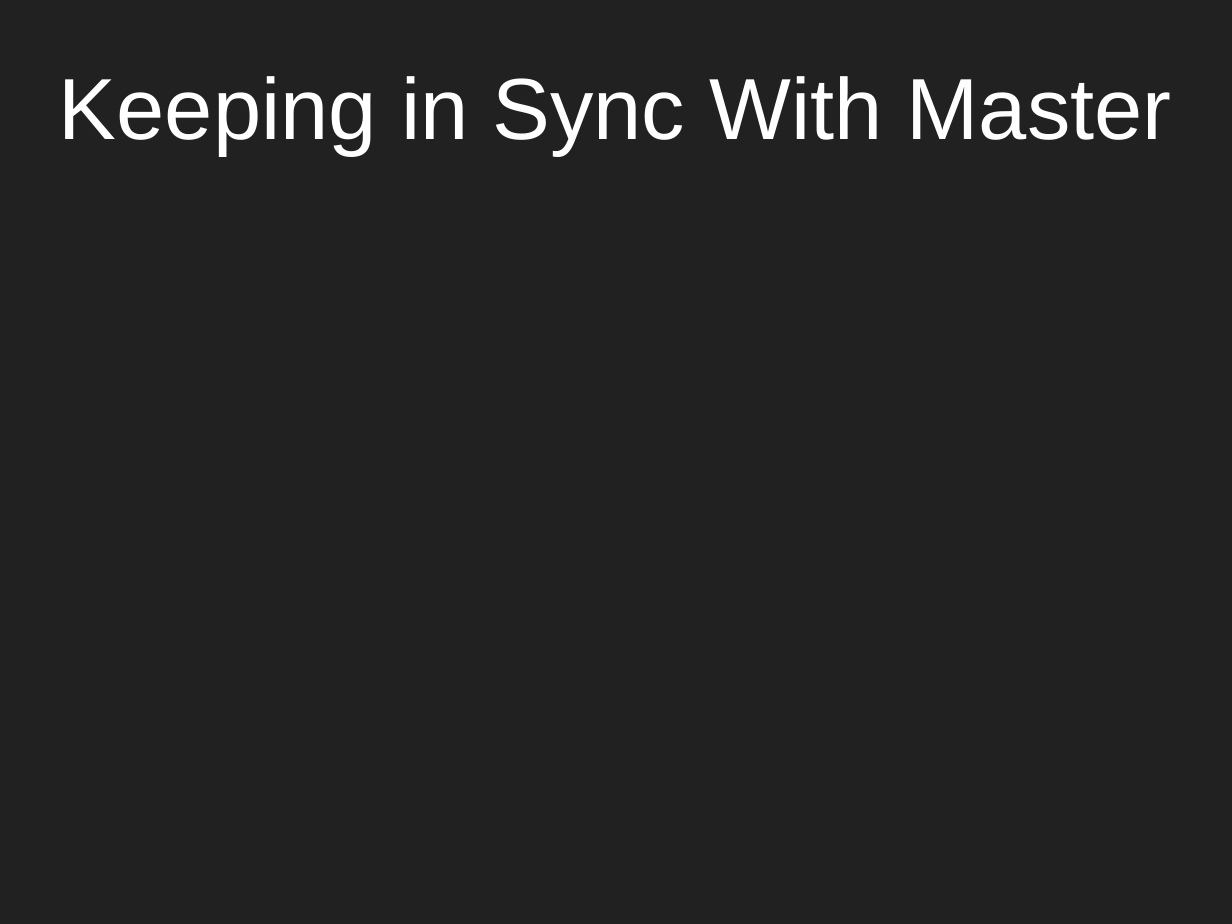
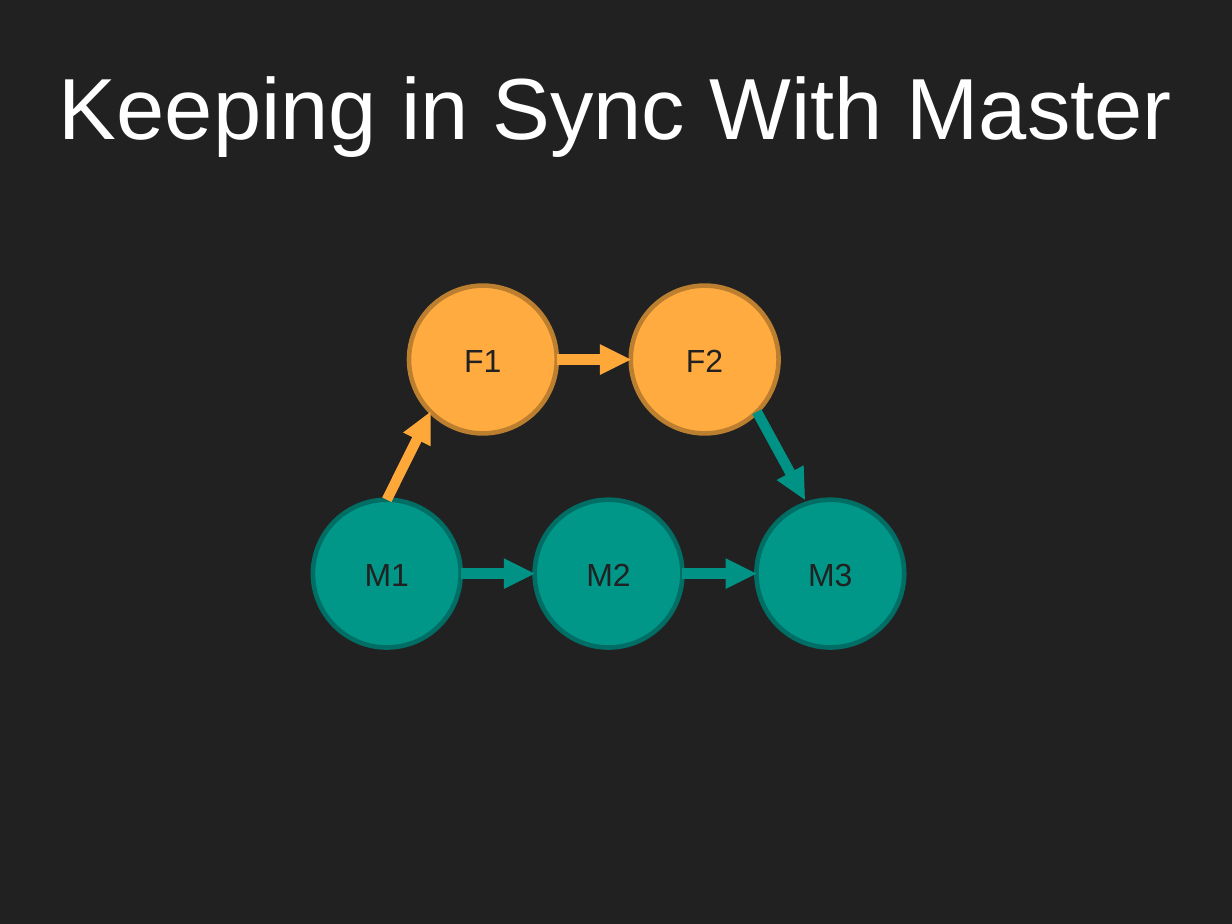
Before and after one commit to GinoCubeddu/Worcester-Future-Week-Git-Talk, a slide deck: slide 16 of IntroductionToGitAndGitHub.pptx. Drawn at 1232x924 pixels with LibreOffice and Linux fonts; fonts in the diff are those of the drawing. Boxes give left, top, right and bottom in pixels: in the first picture for what was removed or moved away, otherwise in the second. Text is boxed around its words. In the diff, an @@ line names an element or a change of style, - is before the commit and + after.

```diff
--- a/IntroductionToGitAndGitHub.pptx
+++ b/IntroductionToGitAndGitHub.pptx
@@ ellipse added at (409,286,557,434), fill #FFAB40, outline #BD7F2F 2 pt, 14 pt, text #212121 @@
+F1
@@ ellipse added at (631,286,779,434), fill #FFAB40, outline #BD7F2F 2 pt, 14 pt, text #212121 @@
+F2
@@ arrow added from (557, 360) to (631, 360), #FEA83A 4.5 pt @@
@@ arrow added from (386, 499) to (430, 412), #FEA83A 4.5 pt @@
@@ arrow added from (757, 412) to (805, 499), #009385 4.5 pt @@
@@ ellipse added at (314,499,462,647), fill #009688, outline #006F65 2 pt, 14 pt, text #212121 @@
+M1
@@ ellipse added at (534,499,682,647), fill #009688, outline #006F65 2 pt, 14 pt, text #212121 @@
+M2
@@ ellipse added at (757,499,905,647), fill #009688, outline #006F65 2 pt, 14 pt, text #212121 @@
+M3
@@ arrow added from (462, 573) to (534, 573), #009385 4.5 pt @@
@@ arrow added from (683, 573) to (757, 573), #009385 4.5 pt @@
```
Also in this commit, not shown: 1 slide added, 1 other file.
